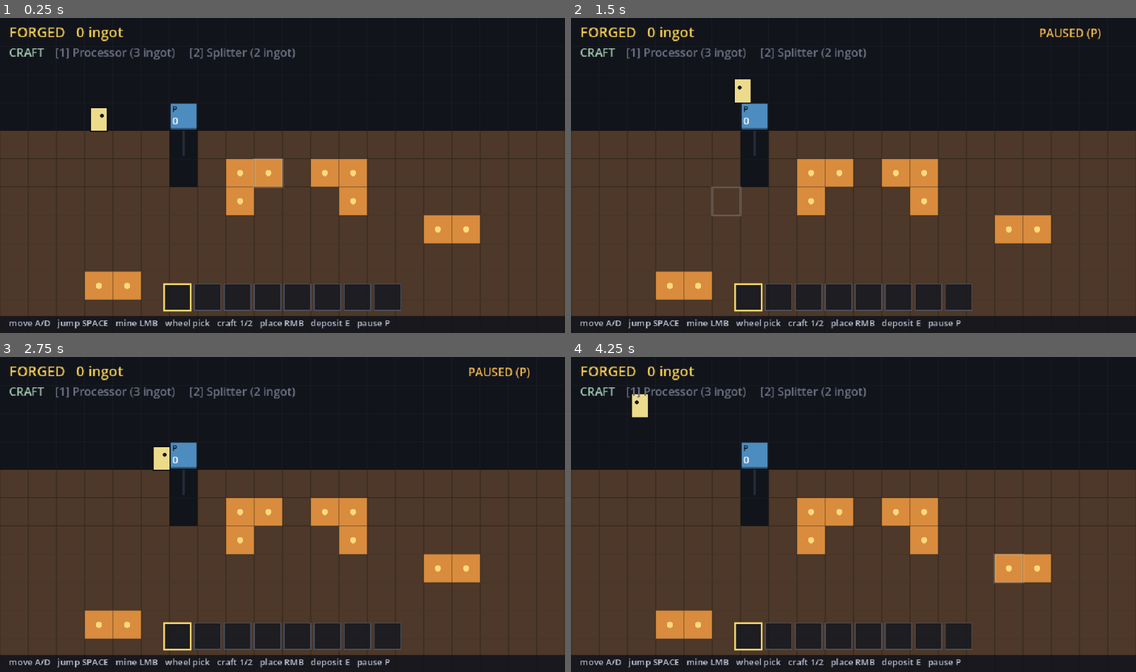
Above: before the commit, frames 1-4 (two rows, left to right).
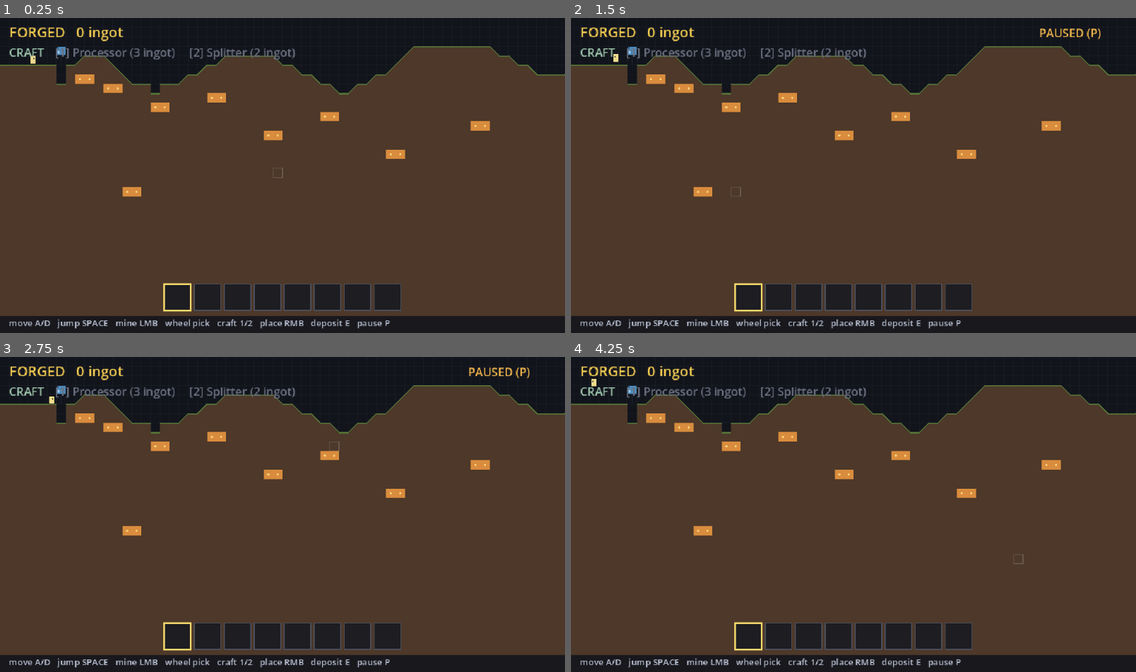
Above: after the commit, the same moments.

Repository: teohondascully/sinkforge
Game: Godot game, scene res://scenes/main.tscn
Same seed, same stepped clock (60 frames per second), same inputs: the game is played once before the commit and once after it.
Inputs (mouse positions are in pixels of both pictures, inside the frame that each line leads up to):
- Up to frame 1 (0.25 s): no input
- Up to frame 2 (1.5 s): tap Enter at 0.5 s; move the mouse to (977, 159) at 0.52 s; hold Right 0.53-1.28 s; tap P at 0.6 s; click (977, 159) at 0.67 s; tap Space at 0.77 s; move the mouse to (740, 191) at 1.27 s; hold Left from 1.28 s (still down); tap E at 1.35 s
- Up to frame 3 (2.75 s): tap Space at 1.52 s; move the mouse to (339, 445) at 2.02 s; release Left at 2.03 s; hold Right from 2.03 s (still down); tap 1 at 2.1 s
- Up to frame 4 (4.25 s): move the mouse to (825, 577) at 2.77 s; release Right at 2.78 s; hold Up 2.78-3.53 s; tap P at 2.85 s; click (825, 577) at 2.92 s; tap Space at 3.02, 3.77 s; move the mouse to (1023, 561) at 3.52 s; hold Left from 3.53 s (still down); tap E at 3.6 s

The runs differ from the first frame. In frame 1, 27% of the frame differs, in the area x 0-100%, y 8-90%; in frame 2, 27%; in frame 3, 26%; in frame 4, 27%, in the area x 0-100%, y 6-90%.

Commit message:
feat(presentation): 3x zoom-out, sloped grassy terrain, white placement box, auto-step
First slice of the presentation/feel sprint — toward the Factorio×Terraria
look the user wants, off the placeholder debug surface.

- Camera zoom 1/3 (~3x out) so you see a landscape, not a cramped grid.
- World grown to 72x40 with an undulating heightmap surface (flat spawn/forge
 region preserved so the motion harness stays valid) — real hills.
- Terrain de-blockied: grid drawn BEHIND terrain (no grid over earth), per-tile
 outline dropped, grass caps on flat surface, and filled DIAGONAL slope ramps
 at single-tile steps so hills read as smooth slopes (Terraria-style).
- White placement box (bright white when placeable, red when blocked) hovering
 over the target cell — the requested Terraria placement cursor.
- Auto-step: the body smoothly climbs single-tile rises so walking over
 hills/slopes isn't blocky (was the "auto jump bugged" report — it dropped the
 feet 1px INTO the step and re-collided; now lands feet above + re-resolves).

Harness: +tools/check_stepup.gd (drives the real controller — asserts a 1-tile
step auto-climbs and keeps moving, and a 2-tile wall is NOT climbed; caught the
feet-inside-step bug). 72 sim checks PASS, motion in tolerance, step-up OK.
Screenshot history/08-slopes-zoom-whitebox.png. Slope COLLISION beyond
single-tile auto-step (true diagonal glide) is a follow-up if the feel needs it.

Diff:
--- a/scenes/main.gd
+++ b/scenes/main.gd
@@ -26,6 +26,7 @@
 
 const EARTH_COLOR := Color(0.30, 0.22, 0.16)
 const ORE_COLOR := Color(0.85, 0.55, 0.24)
+const GRASS_COLOR := Color(0.34, 0.47, 0.22)
 
 var sim: FactorySim
 var _player: Player
@@ -63,6 +64,7 @@
 	add_child(_player)
 
 	_camera = Camera2D.new()
+	_camera.zoom = Vector2(1.0 / 3.0, 1.0 / 3.0)  # ~3× zoomed out — see the world, not a cramped grid
 	_camera.position_smoothing_enabled = true
 	_camera.position_smoothing_speed = 8.0
 	_camera.limit_left = 0
@@ -88,23 +90,37 @@
 	add_child(layer)
 
 
-## Build the starting world: open sky on top, solid earth below, an output chute under the forge,
-## ore veins to discover by digging, and the lone Processor the player hand-feeds.
+## Build the starting world: open sky on top, an UNDULATING earth surface (so the world reads as
+## hills with smooth slopes, not a flat slab), an output chute under the forge, ore veins to dig,
+## and the lone Processor the player hand-feeds. The spawn/forge region (cols ≤ 8) is kept flat so
+## the motion harness stays valid and the first loop is easy.
 func _seed_world() -> void:
-	for row: int in range(4, FactorySim.GRID_ROWS):
-		for col: int in FactorySim.GRID_COLS:
+	for col: int in FactorySim.GRID_COLS:
+		var top: int = _seed_surface_row(col)
+		for row: int in range(top, FactorySim.GRID_ROWS):
 			sim.set_solid(Vector2i(col, row), &"earth")
-	for row: int in range(4, 6):  # a SHORT chute under the forge (col 6) — spat ingots fall a couple
-		sim.set_solid(Vector2i(6, row), &"")  # cells and land on the row-6 floor, where you collect them
-	# Shallow veins (rows 5-6) are mineable from the surface within reach, so the FIRST loop is
-	# completable by hand today — no ladders yet. Deeper veins are aspiration: getting back up from
-	# them is the friction that will later pull traversal/automation (the manual→automated arc).
-	var shallow: Array = [[8, 5], [9, 5], [8, 6], [11, 5], [12, 5], [12, 6]]
-	var deep: Array = [[3, 9], [4, 9], [10, 12], [11, 12], [15, 7], [16, 7], [8, 16], [9, 16], [9, 17]]
-	for vein: Array in shallow + deep:
-		sim.set_solid(Vector2i(int(vein[0]), int(vein[1])), &"ore")
+	for row: int in range(3, 7):  # a SHORT chute under the forge (col 6) — spat ingots fall a couple
+		sim.set_solid(Vector2i(6, row), &"")  # cells and land on the floor below, where you collect them
+	# Ore veins scattered through the earth (only set where there IS earth, so hills don't float ore).
+	var veins: Array = [
+		[8, 6], [9, 6], [11, 7], [12, 7], [16, 9], [17, 9], [22, 8], [23, 8], [28, 12], [29, 12],
+		[34, 10], [35, 10], [41, 14], [42, 14], [13, 18], [14, 18], [50, 11], [51, 11], [60, 16], [61, 16]]
+	for vein: Array in veins:
+		var cell := Vector2i(int(vein[0]), int(vein[1]))
+		if sim.is_solid(cell):
+			sim.set_solid(cell, &"ore")
 	var processor: MachineDef = load("res://src/data/machines/processor.tres")
 	sim.place_machine(processor, Vector2i(6, 3))  # the forge — fed ONLY by ore you dig + deposit
+
+
+## Surface (topmost solid) row for a column. Flat at row 5 across the spawn/forge/measure region
+## (cols ≤ 8); gentle layered-sine hills beyond, so the terrain steps by a tile here and there and
+## those steps render as smooth diagonal slopes.
+func _seed_surface_row(col: int) -> int:
+	if col <= 8:
+		return 5
+	var h: float = 5.0 - 2.2 * sin(float(col) * 0.30) - 1.1 * sin(float(col) * 0.11 + 1.7)
+	return clampi(int(round(h)), 3, 11)
 
 
 func _process(delta: float) -> void:
@@ -264,8 +280,8 @@
 
 func _draw() -> void:
 	draw_rect(Rect2(Vector2.ZERO, WORLD_SIZE), Color(0.07, 0.08, 0.11))  # open air / sky-in-the-dark
+	_draw_grid()  # behind the terrain now, so it only shows in OPEN cells (no grid over solid earth)
 	_draw_terrain()
-	_draw_grid()
 	draw_rect(Rect2(Vector2.ZERO, WORLD_SIZE).grow(1.0), Color(0.22, 0.23, 0.27), false, 2.0)
 	_draw_drop_paths()
 	_draw_ground()
@@ -281,9 +297,39 @@
 		var pos := Vector2(c) * float(CELL)
 		var is_ore: bool = sim.solid[c] == &"ore"
 		draw_rect(Rect2(pos, Vector2(CELL, CELL)), ORE_COLOR if is_ore else EARTH_COLOR)
-		draw_rect(Rect2(pos, Vector2(CELL, CELL)), Color(0.0, 0.0, 0.0, 0.18), false, 1.0)
 		if is_ore:  # a few facets so a vein reads as "valuable", not just a brown tile
 			draw_circle(pos + Vector2(CELL, CELL) * 0.5, 3.5, Color(1.0, 0.85, 0.5))
+	_draw_terrain_surface()  # grass caps + diagonal slope ramps on the exposed surface
+
+
+## A cell is "surface" if it's solid with open space directly above — the exposed top of the ground.
+func _is_surface(c: Vector2i) -> bool:
+	return sim.is_solid(c) and not sim.is_solid(c + Vector2i(0, -1))
+
+
+## Smooth the blocky surface: a flat grass cap on level ground, and a filled diagonal RAMP where the
+## surface steps up by a tile (Terraria-style slope), with a grass edge — so hills read as slopes.
+func _draw_terrain_surface() -> void:
+	for cell: Variant in sim.solid:
+		var c: Vector2i = cell
+		if sim.solid[c] != &"earth" or not _is_surface(c):
+			continue
+		var px := float(c.x * CELL)
+		var py := float(c.y * CELL)
+		var right_up: bool = sim.is_solid(Vector2i(c.x + 1, c.y - 1))
+		var left_up: bool = sim.is_solid(Vector2i(c.x - 1, c.y - 1))
+		if right_up and not left_up:  # ramp rising to the right, filling the air corner above
+			var lo := Vector2(px, py)
+			var hi := Vector2(px + CELL, py - CELL)
+			draw_colored_polygon([lo, Vector2(px + CELL, py), hi], EARTH_COLOR)
+			draw_line(lo, hi, GRASS_COLOR, 3.0)
+		elif left_up and not right_up:  # ramp rising to the left
+			var lo2 := Vector2(px + CELL, py)
+			var hi2 := Vector2(px, py - CELL)
+			draw_colored_polygon([lo2, Vector2(px, py), hi2], EARTH_COLOR)
+			draw_line(lo2, hi2, GRASS_COLOR, 3.0)
+		else:  # flat top: a grass cap
+			draw_rect(Rect2(px, py, float(CELL), 4.0), GRASS_COLOR)
 
 
 ## The cursor cell, drawn by context so digging and building are legible without a god-cursor:
@@ -316,8 +362,9 @@
 	ghost.a = 0.55
 	draw_rect(Rect2(pos + Vector2(2, 2), Vector2(CELL - 4, CELL - 4)), ghost)
 	var ok: bool = _placeable(_aim)
-	var border := Color(0.45, 0.95, 0.5, 0.9) if ok else Color(0.95, 0.45, 0.40, 0.9)
-	draw_rect(inner, border, false, 2.0)
+	# A bright WHITE box hovering over the target cell (Terraria placement cursor); red when blocked.
+	var border := Color(0.97, 0.98, 1.0, 0.95) if ok else Color(0.95, 0.45, 0.40, 0.95)
+	draw_rect(inner, border, false, 2.5)
 	draw_string(_font, Vector2(pos.x + 3, pos.y + 11), _tag(def.display_name),
 		HORIZONTAL_ALIGNMENT_LEFT, -1, 10, Color(0.92, 0.97, 0.92, 0.8))
 
--- a/scenes/player.gd
+++ b/scenes/player.gd
@@ -75,14 +75,37 @@
 		_coyote = 0.0
 	_jump_request = false
 
+	var grounded: bool = on_floor or _coyote > 0.0
 	position.x += velocity.x * delta
 	_resolve_axis(true)
+	if grounded and input_dir != 0.0 and is_equal_approx(velocity.x, 0.0):
+		_try_step_up()  # walking into a 1-tile rise (a hill/slope) → climb it smoothly, don't stop
 
 	position.y += velocity.y * delta
 	on_floor = false
 	_resolve_axis(false)
 
 	_coyote = COYOTE_TIME if on_floor else _coyote - delta
+
+
+## Auto-climb a SINGLE-tile step in the walk direction (so gentle hills/slopes are smooth to walk,
+## not a staircase you must jump). Only fires when grounded and blocked by a rise that is exactly one
+## tile tall with clear headroom above — a taller rise stays a wall you must jump.
+func _try_step_up() -> void:
+	var dir: float = signf(input_dir)
+	var rect: Rect2 = _aabb()
+	var foot_y: float = rect.end.y - 2.0
+	var ahead_x: float = (rect.end.x + 2.0) if dir > 0.0 else (rect.position.x - 2.0)
+	var step_cell: Vector2i = _cell_of(Vector2(ahead_x, foot_y))
+	if not sim.is_solid(step_cell):
+		return
+	var stand_cell: Vector2i = step_cell + Vector2i(0, -1)  # the body rises into this cell
+	if _blocked(stand_cell):
+		return  # rise is taller than one tile → a real wall, don't auto-climb
+	position.y = float(step_cell.y * CELL) - HEIGHT * 0.5 - 1.0  # feet just ABOVE the step top
+	position.x += dir * 4.0                                      # nudge forward over the edge
+	velocity.y = 0.0
+	_resolve_axis(true)                                         # re-resolve x at the new height
 
 
 ## Push the body out of any blocked cell it now overlaps, along the axis it just moved.
--- a/src/core/factory_sim.gd
+++ b/src/core/factory_sim.gd
@@ -12,11 +12,10 @@
 
 const TICKS_PER_SECOND: int = 20
 const SECONDS_PER_TICK: float = 1.0 / float(TICKS_PER_SECOND)
-## Wider than the 640px viewport so the world fills the screen horizontally, and taller than one
-## screen so descending scrolls (embodied pivot, P2·S1a). The world is no longer a single fixed
-## screen of grid.
-const GRID_COLS: int = 20
-const GRID_ROWS: int = 20
+## A larger world so a zoomed-out (3×) camera has real terrain to show and scroll through — hills,
+## depth, room to explore (presentation sprint). Provisional size; real worldgen is still deferred.
+const GRID_COLS: int = 72
+const GRID_ROWS: int = 40
 
 ## cell (Vector2i) -> MachineState. Authoritative placement + flow topology.
 var grid: Dictionary = {}
--- /dev/null
+++ b/tools/check_stepup.gd
@@ -0,0 +1,90 @@
+extends SceneTree
+
+## Harness layer 5 — motion check for AUTO-STEP (pulled by the sloped-terrain presentation slice).
+## Drives the real Player walking into a single-tile step and asserts the body CLIMBS it and keeps
+## moving (so gentle hills are smooth to walk, not a staircase you get stuck on). Also asserts a
+## TWO-tile wall is NOT auto-climbed (it stays a wall you must jump). Run HEADED:
+##   /Applications/Godot.app/Contents/MacOS/Godot --path . --script res://tools/check_stepup.gd
+
+const SCENE: String = "res://scenes/main.tscn"
+
+var _main: MainView
+var _player: Player
+var _frames: int = 0
+var _phase: int = 0
+var _t: float = 0.0
+var _x0: float = 0.0
+var _y0: float = 0.0
+var _failures: int = 0
+
+
+func _initialize() -> void:
+	Engine.max_fps = 60
+	_main = (load(SCENE) as PackedScene).instantiate()
+	get_root().add_child(_main)
+	print("== step-up check ==")
+	physics_frame.connect(_phys)
+
+
+## Carve an open gallery, lay a base floor (row 12), raise the surface by ONE tile at col 7 (a step
+## to climb), and put a genuine TWO-tile wall at col 15 (two tiles above that raised surface, so it
+## must NOT auto-climb). One rightward walk exercises both.
+func _build() -> void:
+	var sim: FactorySim = _main.sim
+	for x: int in range(2, 21):
+		for y: int in range(2, 16):
+			sim.set_solid(Vector2i(x, y), &"")
+		sim.set_solid(Vector2i(x, 12), &"earth")        # base floor (cols 2..20)
+	for x: int in range(7, 21):
+		sim.set_solid(Vector2i(x, 11), &"earth")        # raise the surface a tile from col 7 (the step)
+	sim.set_solid(Vector2i(15, 10), &"earth")           # a true 2-tile wall on the raised surface
+	sim.set_solid(Vector2i(15, 9), &"earth")
+	_player.position = _main._cell_center(Vector2i(3, 11))
+	_player.velocity = Vector2.ZERO
+
+
+func _phys() -> void:
+	_frames += 1
+	if _frames > 1500:
+		printerr("  TIMEOUT"); quit(1); return
+	if _frames < 5:
+		return
+	if _player == null:
+		_player = _main._player
+		_player.auto_input = false
+		_build()
+		return
+
+	match _phase:
+		0:  # settle on the floor
+			_player.input_dir = 0.0
+			if _player.on_floor:
+				_y0 = _player.position.y
+				_x0 = _player.position.x
+				_phase = 1; _t = 0.0
+		1:  # one long walk right: climb the 1-tile step, then get STOPPED by the 2-tile wall
+			_player.input_dir = 1.0
+			_t += 1.0 / 60.0
+			if _t >= 3.0:
+				var climbed: bool = _player.position.y < _y0 - 16.0
+				var passed_step: bool = _player.position.x > float(8 * 32)
+				var stopped_at_wall: bool = _player.position.x < float(15 * 32)
+				_check(climbed and passed_step,
+					"climbed the 1-tile step and walked on (dy=%.0f, x=%.0f)"
+					% [_player.position.y - _y0, _player.position.x])
+				_check(stopped_at_wall,
+					"the 2-tile wall stopped the body (x=%.0f, wall at %d)" % [_player.position.x, 15 * 32])
+				_phase = 3
+		3:
+			if _failures == 0:
+				print("STEP-UP OK"); quit(0)
+			else:
+				printerr("%d STEP-UP CHECK(S) FAILED" % _failures); quit(1)
+
+
+func _check(ok: bool, label: String) -> void:
+	if ok:
+		print("  PASS: %s" % label)
+	else:
+		_failures += 1
+		printerr("  FAIL: %s" % label)
